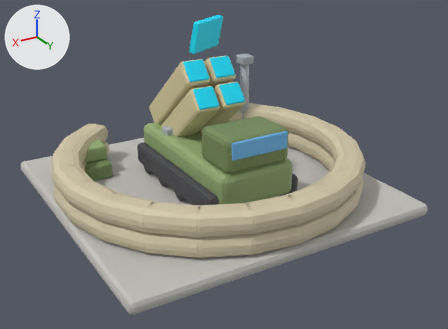
The glTF model web/models/def_hisara.glb, before and after one commit.
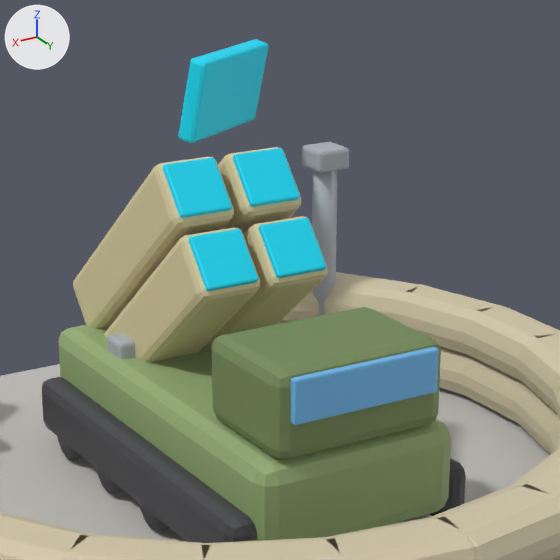
Each version appears first whole from a camera (50 mm lens) standing at (1.81, 3.2, 1.77) and looking at (-0.03, 0.15, 0.24), and next in a close-up on the part from 27% to 74% of the width and 0% to 64% of the height. Arrows for +X, +Y and +Z are at upper left; the lights stay in place. The last two pictures show the newer version. Where no turn or scale is listed for an object, it has been applied to the vertices. Vertices at exactly the same position are counted once.
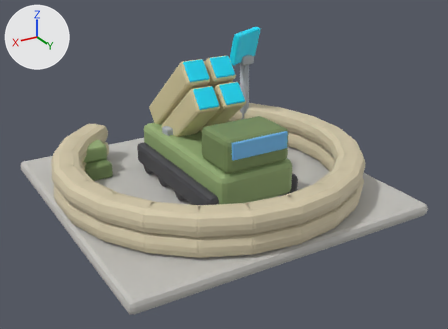
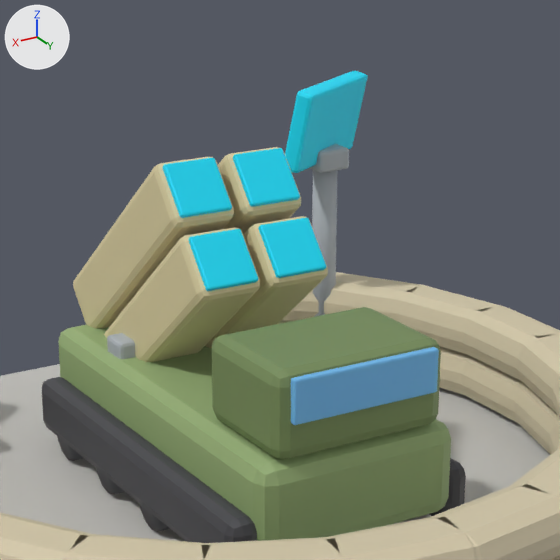
Where the newer file only moved an object's origin or applied its transform, the numbers keep the older frame.

The change, as a diff of the scene's bpy script:
```diff
--- a/web/models/def_hisara.glb.py
+++ b/web/models/def_hisara.glb.py
@@ me_cube_051 @@
 # used by ob_cube_051; location = (0.0, 0.0, 0.0)
-me_cube_051.from_pydata(...)  # 56 vertices, 108 faces; spans x -0.516..-0.184, y -0.754..-0.513, z 0.776..0.998
+me_cube_051.from_pydata(...)  # 56 vertices, 108 faces; spans x -0.166..0.166, y -0.12..0.12, z -0.111..0.111
+# me_cube_051 part 1: the whole mesh is moved by (0.35, 0.634, -0.887)
 me_cube_051.materials.append(mat_accent)
@@ ob_cube_051 @@
 ob_cube_051 = bpy.data.objects.new('Cube.051', me_cube_051)
-ob_cube_051.location = (0.0, 0.0, 0.0)
+ob_cube_051.location = (-0.62, -0.55, 0.79)
```

Location of each change, [x1, y1, x2, y2] in pixels of the close-ups (560 x 560 px):
'Cube.051', moved: before [178, 39, 268, 143]; after [285, 71, 367, 173]
